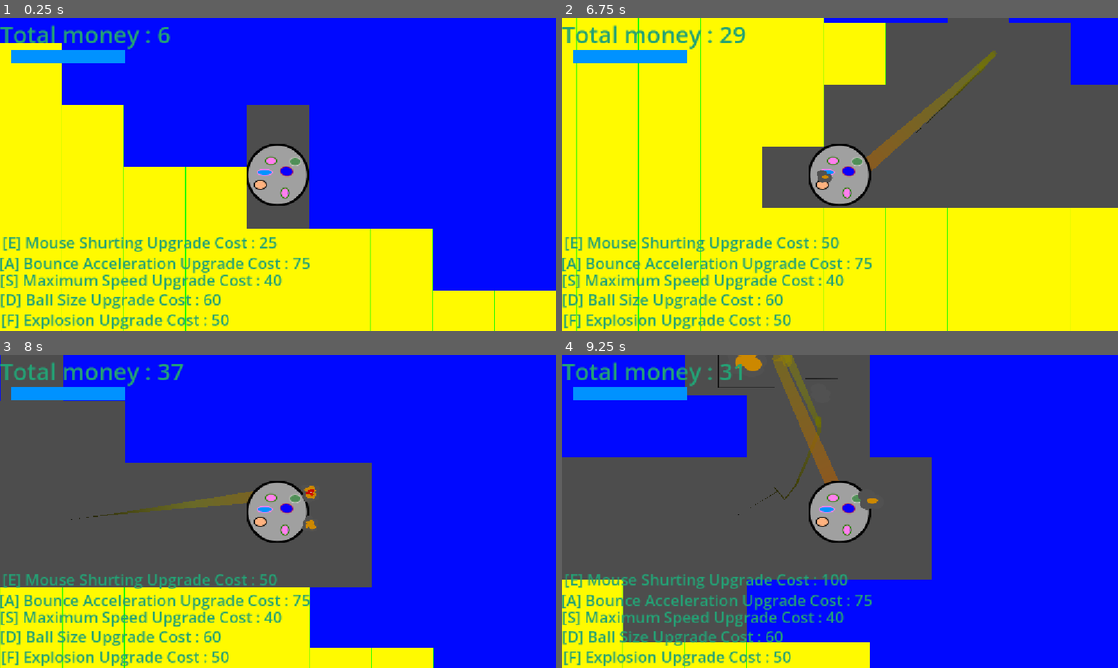
Above: before the commit, frames 1-4 (two rows, left to right).
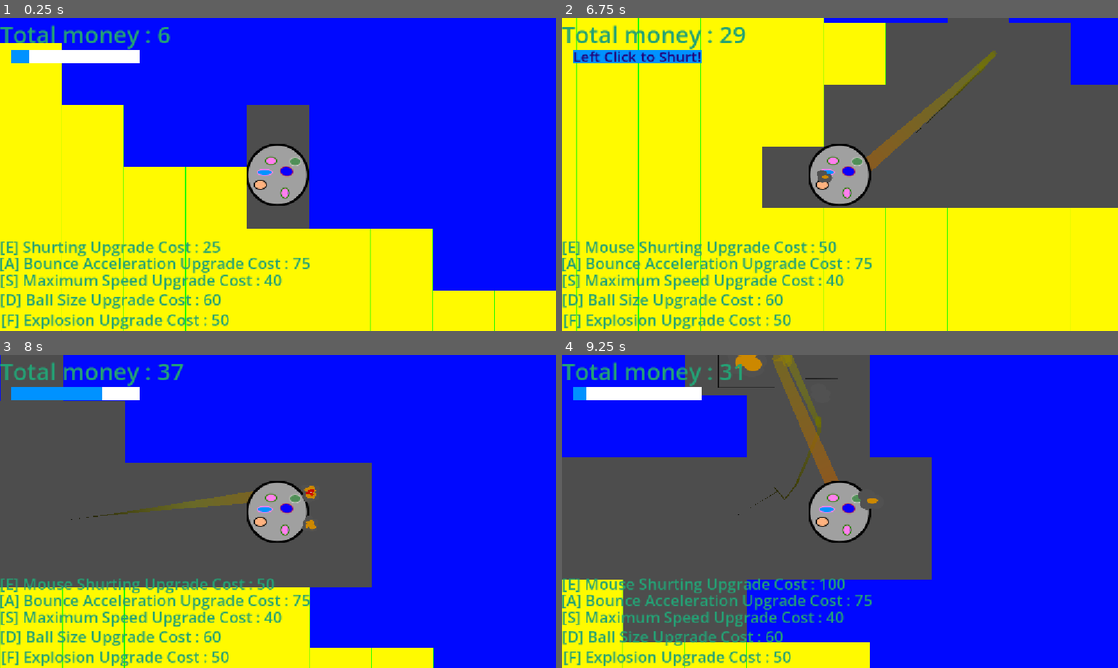
Above: after the commit, the same moments.

Repository: abdul-rahman-safwan/myballshurt
Game: Godot game, scene res://Scenes/ShurtingGame.tscn
Same seed, same stepped clock (60 frames per second), same inputs: the game is played once before the commit and once after it.
Inputs (mouse positions are in pixels of both pictures, inside the frame that each line leads up to):
- Up to frame 1 (0.25 s): no input
- Up to frame 2 (6.75 s): move the mouse to (962, 158) at 0.52 s; hold A (Upgrade Acceleration) 0.53-2.03 s; click (962, 158) at 0.6 s; move the mouse to (728, 190) at 1.27 s; click (728, 190) at 1.35 s; tap Enter at 2, 4.25, 6.5 s; move the mouse to (895, 105) at 2.02 s; tap E (Upgrade Mousepower) at 2.1, 4.35, 6.6 s; click (895, 105) at 2.3 s; move the mouse to (812, 237) at 2.77 s; hold A (Upgrade Acceleration) 2.78-4.28 s; click (812, 237) at 2.85 s; move the mouse to (1006, 221) at 3.52 s; click (1006, 221) at 3.6 s; move the mouse to (673, 127) at 4.27 s; tap A (Upgrade Acceleration) at 4.52, 6.02 s; click (673, 127) at 4.55 s; move the mouse to (867, 174) at 5.02 s; hold A (Upgrade Acceleration) 5.03-5.78 s; click (867, 174) at 5.1 s; move the mouse to (756, 96) at 5.77 s; click (756, 96) at 5.85 s; move the mouse to (962, 158) at 6.52 s
- Up to frame 3 (8 s): tap A (Upgrade Acceleration) at 6.77 s; click (400, 495) at 6.8 s; move the mouse to (166, 527) at 7.27 s; hold A (Upgrade Acceleration) from 7.28 s (still down); click (166, 527) at 7.35 s
- Up to frame 4 (9.25 s): keep holding A (Upgrade Acceleration); move the mouse to (895, 442) at 8.02 s; click (895, 442) at 8.1 s; tap Enter at 8.75 s; move the mouse to (812, 574) at 8.77 s; tap E (Upgrade Mousepower) at 8.85 s; click (812, 574) at 9.05 s

The runs differ from the first frame. In frame 1, 2.2% of the frame differs, in the area x 0-50%, y 10-77%; in frame 2, 1.9%; in frame 3, 1.6%; in frame 4, 2.2%, in the area x 0-52%, y 10-76%.

Commit message:
FINAL

Diff:
--- a/Scenes/ShurtingGame.tscn
+++ b/Scenes/ShurtingGame.tscn
@@ -39,14 +39,25 @@
 vertical_alignment = 2
 
 [node name="MouseCost" type="Label" parent="CanvasLayer" unique_id=1196563282]
-offset_left = 5.0
-offset_top = 442.0
-offset_right = 574.0
-offset_bottom = 487.0
+offset_top = 451.0
+offset_right = 569.0
+offset_bottom = 496.0
 theme_override_colors/font_color = Color(0.13945791, 0.6330911, 0.45848918, 1)
 theme_override_colors/font_outline_color = Color(0, 0, 0, 1)
 theme_override_font_sizes/font_size = 32
-text = "[E] Mouse Shurting Upgrade Cost : 25"
+text = "[E] Shurting Upgrade Cost : 25"
+vertical_alignment = 2
+
+[node name="ShurtingIndicator" type="Label" parent="CanvasLayer" unique_id=930187564]
+z_index = 5
+offset_left = 23.0
+offset_top = 58.0
+offset_right = 281.0
+offset_bottom = 100.0
+theme_override_colors/font_color = Color(0.14117648, 0, 0.45882353, 1)
+theme_override_colors/font_outline_color = Color(0, 0, 0, 1)
+theme_override_font_sizes/font_size = 30
+text = "Left Click to Shurt!"
 vertical_alignment = 2
 
 [node name="SpeedCost" type="Label" parent="CanvasLayer" unique_id=1988840861]
@@ -83,12 +94,12 @@
 [node name="ClickTimer" type="ColorRect" parent="CanvasLayer" unique_id=18001712]
 offset_left = 23.0
 offset_top = 67.0
-offset_right = 260.0
+offset_right = 291.0
 offset_bottom = 93.0
 
 [node name="Sliding" type="ColorRect" parent="CanvasLayer/ClickTimer" unique_id=1695868819]
 z_index = 1
 layout_mode = 0
-offset_right = 237.0
+offset_right = 268.0
 offset_bottom = 26.0
 color = Color(0, 0.57254905, 1, 1)
--- a/Scripts/shurting_ball.gd
+++ b/Scripts/shurting_ball.gd
@@ -17,7 +17,7 @@
 var speedCost = 40
 var mousepower = 1.5
 var mouseCost = 25
-var mouseredirectiontimer = 100
+var mouseredirectiontimer = 100.0
 
 signal hit(hitpos)
 @export var map: TileMapLayer
@@ -66,12 +66,16 @@
 		velocity = velocity * 0.9
 			#apply_force(newvel*delta)
 func _process(delta: float) -> void:
-	print(mouseredirectiontimer/100)
+	var guiscale = mouseredirectiontimer/100.0
+	if guiscale == 0:
+		$"../CanvasLayer/ShurtingIndicator".visible = true
+	else:
+		$"../CanvasLayer/ShurtingIndicator".visible = false
 	if Input.is_action_just_pressed("Click"):
 		if mouseredirectiontimer <= 0:
 			direction = (get_viewport().get_mouse_position() - get_viewport().get_visible_rect().size/2).normalized()
 			velocity = velocity.length()*direction*mousepower
-			mouseredirectiontimer = 100
+			mouseredirectiontimer = 100.0
 		else:
 			print("wwait for timer bruh")
 	elif Input.is_action_just_pressed("Upgrade Ball Size"):
@@ -106,5 +110,5 @@
 			mouseCost *= 2
 			mousepower *= 1.25
 			$"../CanvasLayer/MouseCost".text = str("[E] Mouse Shurting Upgrade Cost : ", mouseCost)
-	$"../CanvasLayer/ClickTimer/Sliding".scale.x = 1-(mouseredirectiontimer/100)
+	$"../CanvasLayer/ClickTimer/Sliding".scale.x = 1.0-(mouseredirectiontimer/100.0)
 	mouseredirectiontimer = max(mouseredirectiontimer - 1,0)
Binary file added: ExportFInal/index.apple-touch-icon.png
Binary file added: ExportFInal/index.icon.png
Binary file added: ExportFInal/index.png
Not shown, changed: export_presets.cfg
Not shown, added: ExportFInal/game.zip
Not shown, added: ExportFInal/index.audio.position.worklet.js
Not shown, added: ExportFInal/index.audio.worklet.js
Not shown, added: ExportFInal/index.js
Not shown, added: ExportFInal/index.pck
Not shown, added: ExportFInal/index.wasm
